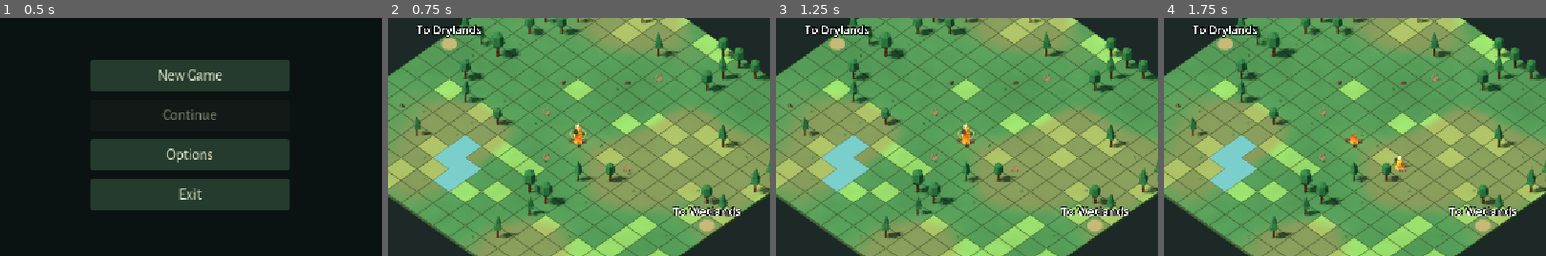
Above: before the commit, frames 1-4 (left to right).
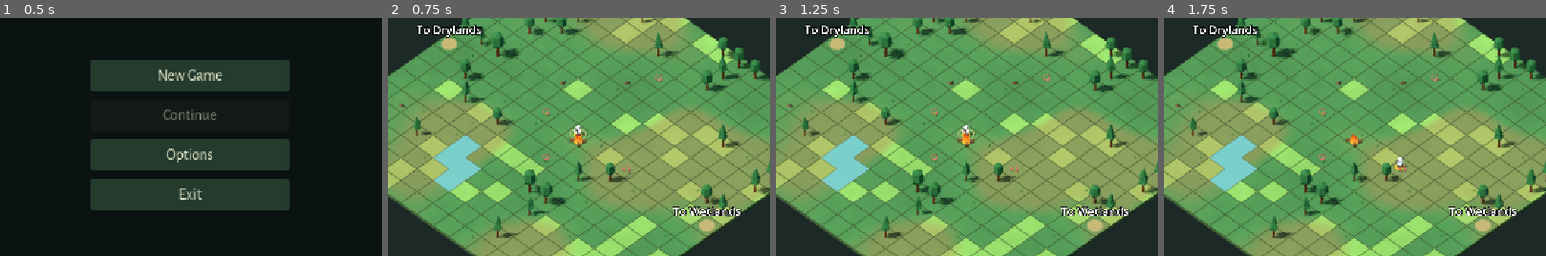
Above: after the commit, the same moments.

Repository: emir-masinovic/gameup-2026-nihilists
Game: Godot game, scene res://features/menus/main_menu.tscn
The game is run twice, just before and just after one commit, with the same random seed, the same clock (stepped at 60 frames per second) and the same inputs.
Inputs (mouse positions are % of the whole screen's width and height, from its top left):
- Up to frame 1 (0.5 s): no input
- Up to frame 2 (0.75 s): click "New Game" at 0.5 s
- Up to frame 3 (1.25 s): no input
- Up to frame 4 (1.75 s): tap Enter (ui_accept) at 1.25, 1.52 s; move the mouse to (72, 45) at 1.27 s; hold D (move_east) from 1.28 s (still down); hold C (camera_mode_cycle) from 1.28 s (still down); click (72, 45) at 1.42 s; tap Middle mouse button (camera_orbit) at 1.55 s
The pictures show only the part of the screen within x 25-75%, y 25-75%; the shares and areas given below are measured in that part.

Frame 1 is identical in both runs. In frame 2, less than 0.1% of the frame differs, in the area x 48-51%, y 44-50%; in frame 3, less than 0.1%; in frame 4, 0.1%, in the area x 60-65%, y 58-64%.

Commit message:
feat: integrate astronaut visuals and animations

Diff:
--- a/features/levels/forest/forest_level.gd
+++ b/features/levels/forest/forest_level.gd
@@ -510,6 +510,7 @@
 	SceneFlow.camera_state = $CameraRig.get_transition_state()
 	$GridPlayer.set_process(false)
 	context_action.cancel()
+	if $GridPlayer/Body.has_method("stop_chopping"): $GridPlayer/Body.stop_chopping()
 	interactions.configure(grid)
 	hud.notify("Trail to " + regions.region_name(destination))
 	await get_tree().create_timer(0.20, false).timeout
@@ -622,6 +623,8 @@
 	if selected.get("object_kind", "custom") in ["tree", "log"]:
 		interactions.duration = selected.duration
 		if not interactions.begin($GridPlayer.cell, selected.cell - $GridPlayer.cell): return
+		if $GridPlayer/Body.has_method("start_chopping"):
+			$GridPlayer/Body.start_chopping(to_global(grid.world_position(selected.cell)))
 		audio_cue.emit("chop", $GridPlayer.position)
 	if context_action.begin(selected, $GridPlayer.cell):
 		_update_interaction_marker()
@@ -649,6 +652,8 @@
 	var result: Dictionary = context_action.tick(delta, $GridPlayer.cell, get_tree().paused)
 	var tree_event = interactions.tick(delta, $GridPlayer.cell) if kind in ["tree", "log"] else {}
 	if result.is_empty(): return
+	if $GridPlayer/Body.has_method("stop_chopping"):
+		$GridPlayer/Body.stop_chopping()
 	if result.kind == "cancelled":
 		interactions.configure(grid)
 		hud.notify("Action cancelled")
--- /dev/null
+++ b/features/player/VisualAstronaut.gd
@@ -0,0 +1,221 @@
+extends Node3D
+# Visual adaptation of Onur's astronaut at 638ba20. No controller or grid logic.
+signal chop_impact(impact_position: Vector3)
+const step_duration = 0.16
+var _body: Node3D
+var _arm_left: Node3D
+var _arm_right: Node3D
+var _leg_left: Node3D
+var _leg_right: Node3D
+var _axe: Node3D
+var _step_dust: CPUParticles3D
+var _step_count = 0
+var _step_elapsed = 0.0
+var _step_planted = false
+var _target_yaw = 0.0
+var is_chopping = false
+var _chop_target_pos = Vector3.ZERO
+var _chop_elapsed = 0.0
+var _chop_swing_count = 0
+var _chop_hit_delivered = false
+var moving: bool:
+	get:
+		return is_instance_valid(get_parent()) and get_parent().get("moving") == true
+
+func _ready():
+	_cache_nodes()
+	_axe.visible = false
+	if get_parent().has_signal("cell_entered"):
+		get_parent().cell_entered.connect(_on_step)
+
+func _cache_nodes():
+	_body = self
+	_arm_left = get_node_or_null("ArmLeft")
+	_arm_right = get_node_or_null("ArmRight")
+	_leg_left = get_node_or_null("LegLeft")
+	_leg_right = get_node_or_null("LegRight")
+	_axe = get_node_or_null("ArmRight/Axe")
+
+func _on_step(_cell: Vector2i):
+	stop_chopping()
+	_step_count += 1
+	_step_elapsed = 0.0
+	_step_planted = false
+	var direction: Vector2i = get_parent().facing
+	_target_yaw = atan2(-direction.x, -direction.y)
+
+func start_chopping(target_world_pos: Vector3):
+	is_chopping = true
+	_chop_target_pos = target_world_pos
+	_chop_elapsed = 0.0
+	_chop_swing_count = 0
+	_chop_hit_delivered = false
+	_axe.visible = true
+	var direction = target_world_pos - global_position
+	_target_yaw = atan2(-direction.x, -direction.z)
+
+func stop_chopping():
+	is_chopping = false
+	_chop_elapsed = 0.0
+	_chop_hit_delivered = false
+	if is_instance_valid(_axe): _axe.visible = false
+
+func _process(delta):
+	_update_animation(delta)
+
+func _update_animation(delta: float):
+	_cache_nodes()
+	if _body == null:
+		return
+	if moving:
+		_step_elapsed += delta
+		var t = clampf(_step_elapsed / step_duration, 0.0, 1.0)
+		var foot_side = 1.0 if (_step_count % 2 == 1) else -1.0
+
+		if t < 0.72:
+			# Stride phase (push-off and aerial stride)
+			var stride_t = t / 0.72
+			var stride_curve = sin(stride_t * PI)
+
+			# Hop arc
+			_body.position.y = stride_curve * 0.11
+			_body.scale = Vector3.ONE
+			# Leaning into the step & shifting weight
+			_body.rotation.x = -stride_curve * 0.14
+			_body.rotation.z = stride_curve * 0.06 * foot_side
+
+			# Deliberate leg strides
+			var leg_angle = stride_curve * 0.75 * foot_side
+			if _leg_left:
+				_leg_left.rotation.x = leg_angle
+			if _leg_right:
+				_leg_right.rotation.x = -leg_angle
+
+			# Natural opposing arm swings with mass
+			if _arm_left:
+				_arm_left.rotation.x = -leg_angle * 0.75
+				_arm_left.rotation.z = 0.06
+			if _arm_right:
+				_arm_right.rotation.x = leg_angle * 0.75
+				_arm_right.rotation.z = -0.06
+		else:
+			# Foot plant & impact cushion phase (t >= 0.72)
+			if not _step_planted:
+				_step_planted = true
+				if _step_dust != null:
+					var boot_offset_x = -0.13 if (_step_count % 2 == 1) else 0.13
+					_step_dust.position = Vector3(boot_offset_x, 0.02, 0.0)
+					_step_dust.restart()
+
+			var impact_t = (t - 0.72) / 0.28
+			var cushion = sin(impact_t * PI)
+			# Heel strike dip & rebound
+			_body.position.y = -cushion * 0.035
+			# Weight compression / squash
+			_body.scale = Vector3(1.0 + cushion * 0.05, 1.0 - cushion * 0.06, 1.0 + cushion * 0.05)
+
+			_body.rotation.x = lerpf(_body.rotation.x, 0.0, impact_t * 1.5)
+			_body.rotation.z = lerpf(_body.rotation.z, 0.0, impact_t * 1.5)
+
+			# Legs plant firmly on ground
+			if _leg_left:
+				_leg_left.rotation.x = lerpf(_leg_left.rotation.x, 0.0, impact_t * 2.0)
+			if _leg_right:
+				_leg_right.rotation.x = lerpf(_leg_right.rotation.x, 0.0, impact_t * 2.0)
+			if _arm_left:
+				_arm_left.rotation.x = lerpf(_arm_left.rotation.x, 0.0, impact_t * 2.0)
+			if _arm_right:
+				_arm_right.rotation.x = lerpf(_arm_right.rotation.x, 0.0, impact_t * 2.0)
+
+		_body.rotation.y = lerp_angle(_body.rotation.y, _target_yaw, delta * 20.0)
+	elif is_chopping:
+		_chop_elapsed += delta
+		var swing_duration = 0.6
+		var swing_time = fposmod(_chop_elapsed, swing_duration)
+		var swing_idx = floori(_chop_elapsed / swing_duration)
+
+		if swing_idx != _chop_swing_count:
+			_chop_swing_count = swing_idx
+			_chop_hit_delivered = false
+
+		var windup_time = 0.35
+		var impact_time = 0.45
+
+		if swing_time < windup_time:
+			# Phase 1: Wind-up / Raising axe high over shoulder
+			var t = swing_time / windup_time
+			var ease_up = sin(t * PI * 0.5)
+
+			if _arm_right:
+				_arm_right.rotation.x = lerpf(0.0, 1.85, ease_up)
+				_arm_right.rotation.y = lerpf(0.0, 0.35, ease_up)
+				_arm_right.rotation.z = lerpf(-0.08, -0.3, ease_up)
+			if _arm_left:
+				_arm_left.rotation.x = lerpf(0.0, -0.55, ease_up)
+				_arm_left.rotation.z = lerpf(0.08, 0.22, ease_up)
+
+			_body.rotation.x = lerpf(0.0, 0.16, ease_up)
+			_body.rotation.y = _target_yaw + lerpf(0.0, 0.22, ease_up)
+			_body.position.y = lerpf(0.0, 0.035, ease_up)
+			_body.scale = Vector3.ONE
+
+			if _leg_left:
+				_leg_left.rotation.x = -0.12
+			if _leg_right:
+				_leg_right.rotation.x = 0.18
+		elif swing_time < impact_time:
+			# Phase 2: Powerful downward chop stroke towards tree trunk
+			var t = (swing_time - windup_time) / (impact_time - windup_time)
+			var strike_curve = t * t * (3.0 - 2.0 * t)
+
+			if _arm_right:
+				_arm_right.rotation.x = lerpf(1.85, -1.35, strike_curve)
+				_arm_right.rotation.y = lerpf(0.35, -0.15, strike_curve)
+				_arm_right.rotation.z = lerpf(-0.3, 0.05, strike_curve)
+			if _arm_left:
+				_arm_left.rotation.x = lerpf(-0.55, -0.25, strike_curve)
+
+			_body.rotation.x = lerpf(0.16, -0.36, strike_curve)
+			_body.rotation.y = _target_yaw + lerpf(0.22, -0.16, strike_curve)
+			_body.position.y = lerpf(0.035, -0.04, strike_curve)
+			_body.scale = Vector3(1.03, 0.96, 1.03)
+		else:
+			# Phase 3 & 4: Impact delivery & recoil / reset
+			if not _chop_hit_delivered:
+				_chop_hit_delivered = true
+				var hit_point = global_position.lerp(_chop_target_pos, 0.65) + Vector3(0, 0.65, 0)
+				chop_impact.emit(hit_point)
+
+			var t = (swing_time - impact_time) / (swing_duration - impact_time)
+			var shudder = sin(t * PI * 3.0) * exp(-t * 5.0) * 0.08
+			if _arm_right:
+				_arm_right.rotation.x = lerpf(-1.35, 0.0, t) + shudder
+				_arm_right.rotation.y = lerpf(-0.15, 0.0, t)
+				_arm_right.rotation.z = lerpf(0.05, -0.08, t)
+			if _arm_left:
+				_arm_left.rotation.x = lerpf(-0.25, 0.0, t)
+			_body.rotation.x = lerpf(-0.36, 0.0, t)
+			_body.rotation.y = lerp_angle(_body.rotation.y, _target_yaw, t)
+			_body.position.y = lerpf(-0.04, 0.0, t)
+			_body.scale = _body.scale.lerp(Vector3.ONE, t)
+	else:
+		# Return limbs smoothly to relaxed stance
+		var blend = delta * 12.0
+		if _leg_left:
+			_leg_left.rotation.x = lerpf(_leg_left.rotation.x, 0.0, blend)
+		if _leg_right:
+			_leg_right.rotation.x = lerpf(_leg_right.rotation.x, 0.0, blend)
+		if _arm_left:
+			_arm_left.rotation.x = lerpf(_arm_left.rotation.x, 0.0, blend)
+			_arm_left.rotation.z = lerpf(_arm_left.rotation.z, 0.08, blend)
+		if _arm_right:
+			_arm_right.rotation.x = lerpf(_arm_right.rotation.x, 0.0, blend)
+			_arm_right.rotation.z = lerpf(_arm_right.rotation.z, -0.08, blend)
+		_body.rotation.x = lerpf(_body.rotation.x, 0.0, blend)
+		_body.rotation.z = lerpf(_body.rotation.z, 0.0, blend)
+		_body.scale = _body.scale.lerp(Vector3.ONE, blend)
+		_body.rotation.y = lerp_angle(_body.rotation.y, _target_yaw, delta * 15.0)
+
+		# Subtle idle breathing
+		var breath = sin(Time.get_ticks_msec() * 0.003) * 0.012
+		_body.position.y = lerpf(_body.position.y, breath, delta * 8.0)
--- /dev/null
+++ b/features/player/VisualAstronaut.tscn
@@ -0,0 +1,231 @@
+[gd_scene load_steps=25 format=3]
+
+[ext_resource type="Script" path="res://features/player/VisualAstronaut.gd" id="Visual"]
+
+[sub_resource type="StandardMaterial3D" id="SuitWhite"]
+albedo_color = Color(0.92, 0.94, 0.96, 1)
+roughness = 0.55
+
+[sub_resource type="StandardMaterial3D" id="SuitDark"]
+albedo_color = Color(0.16, 0.18, 0.22, 1)
+roughness = 0.7
+
+[sub_resource type="StandardMaterial3D" id="VisorGlass"]
+albedo_color = Color(0.11, 0.13, 0.17, 1)
+metallic = 0.88
+roughness = 0.14
+
+[sub_resource type="StandardMaterial3D" id="SuitAccent"]
+albedo_color = Color(0.15, 0.75, 0.8, 1)
+emission_enabled = true
+emission = Color(0.12, 0.65, 0.7, 1)
+emission_energy_multiplier = 0.8
+
+[sub_resource type="StandardMaterial3D" id="TankMat"]
+albedo_color = Color(0.82, 0.85, 0.88, 1)
+roughness = 0.35
+metallic = 0.25
+
+[sub_resource type="CapsuleMesh" id="TorsoMesh"]
+material = SubResource("SuitWhite")
+radius = 0.25
+height = 0.58
+radial_segments = 10
+rings = 3
+
+[sub_resource type="BoxMesh" id="BadgeMesh"]
+material = SubResource("SuitAccent")
+size = Vector3(0.16, 0.12, 0.05)
+
+[sub_resource type="BoxMesh" id="BeltMesh"]
+material = SubResource("SuitDark")
+size = Vector3(0.46, 0.08, 0.32)
+
+[sub_resource type="SphereMesh" id="HeadMesh"]
+material = SubResource("SuitWhite")
+radius = 0.23
+height = 0.46
+radial_segments = 12
+rings = 6
+
+[sub_resource type="SphereMesh" id="VisorMesh"]
+material = SubResource("VisorGlass")
+radius = 0.17
+height = 0.28
+radial_segments = 10
+rings = 5
+
+[sub_resource type="CylinderMesh" id="EarMesh"]
+material = SubResource("SuitDark")
+top_radius = 0.06
+bottom_radius = 0.06
+height = 0.05
+radial_segments = 8
+
+[sub_resource type="BoxMesh" id="PackMesh"]
+material = SubResource("SuitDark")
+size = Vector3(0.34, 0.38, 0.16)
+
+[sub_resource type="CylinderMesh" id="TankMesh"]
+material = SubResource("TankMat")
+top_radius = 0.055
+bottom_radius = 0.055
+height = 0.32
+radial_segments = 8
+
+[sub_resource type="CapsuleMesh" id="ArmMesh"]
+material = SubResource("SuitWhite")
+radius = 0.07
+height = 0.28
+radial_segments = 8
+rings = 2
+
+[sub_resource type="SphereMesh" id="GloveMesh"]
+material = SubResource("SuitDark")
+radius = 0.075
+height = 0.15
+radial_segments = 8
+rings = 3
+
+[sub_resource type="CapsuleMesh" id="LegMesh"]
+material = SubResource("SuitWhite")
+radius = 0.075
+height = 0.26
+radial_segments = 8
+rings = 2
+
+[sub_resource type="BoxMesh" id="BootMesh"]
+material = SubResource("SuitDark")
+size = Vector3(0.15, 0.11, 0.22)
+
+[sub_resource type="StandardMaterial3D" id="AxeHandleMat"]
+albedo_color = Color(0.32, 0.22, 0.16, 1)
+roughness = 0.65
+
+[sub_resource type="StandardMaterial3D" id="AxeMetalMat"]
+albedo_color = Color(0.72, 0.76, 0.8, 1)
+metallic = 0.85
+roughness = 0.25
+
+[sub_resource type="StandardMaterial3D" id="AxeBladeMat"]
+albedo_color = Color(0.9, 0.95, 1, 1)
+metallic = 0.95
+roughness = 0.12
+
+[sub_resource type="CylinderMesh" id="AxeHandleMesh"]
+material = SubResource("AxeHandleMat")
+top_radius = 0.02
+bottom_radius = 0.024
+height = 0.46
+radial_segments = 6
+
+[sub_resource type="BoxMesh" id="AxeHeadMesh"]
+material = SubResource("AxeMetalMat")
+size = Vector3(0.04, 0.13, 0.11)
+
+[sub_resource type="BoxMesh" id="AxeBladeMesh"]
+material = SubResource("AxeBladeMat")
+size = Vector3(0.012, 0.15, 0.04)
+
+[node name="Body" type="Node3D"]
+script = ExtResource("Visual")
+
+[node name="Torso" type="MeshInstance3D" parent="."]
+position = Vector3(0, 0.56, 0)
+mesh = SubResource("TorsoMesh")
+
+[node name="ChestBadge" type="MeshInstance3D" parent="."]
+position = Vector3(0, 0.64, -0.21)
+mesh = SubResource("BadgeMesh")
+
+[node name="Belt" type="MeshInstance3D" parent="."]
+position = Vector3(0, 0.36, 0)
+mesh = SubResource("BeltMesh")
+
+[node name="Head" type="MeshInstance3D" parent="."]
+position = Vector3(0, 0.98, 0)
+mesh = SubResource("HeadMesh")
+
+[node name="Visor" type="MeshInstance3D" parent="Head"]
+transform = Transform3D(1, 0, 0, 0, 0.75, 0, 0, 0, 0.65, 0, 0.01, -0.11)
+mesh = SubResource("VisorMesh")
+
+[node name="EarLeft" type="MeshInstance3D" parent="Head"]
+transform = Transform3D(0, -1, 0, 1, 0, 0, 0, 0, 1, -0.24, 0, 0)
+mesh = SubResource("EarMesh")
+
+[node name="EarRight" type="MeshInstance3D" parent="Head"]
+transform = Transform3D(0, 1, 0, -1, 0, 0, 0, 0, 1, 0.24, 0, 0)
+mesh = SubResource("EarMesh")
+
+[node name="Backpack" type="MeshInstance3D" parent="."]
+position = Vector3(0, 0.62, 0.21)
+mesh = SubResource("PackMesh")
+
+[node name="TankLeft" type="MeshInstance3D" parent="Backpack"]
+position = Vector3(-0.09, 0.02, 0.09)
+mesh = SubResource("TankMesh")
+
+[node name="TankRight" type="MeshInstance3D" parent="Backpack"]
+position = Vector3(0.09, 0.02, 0.09)
+mesh = SubResource("TankMesh")
+
+[node name="ArmLeft" type="Node3D" parent="."]
+position = Vector3(-0.28, 0.68, 0)
+
+[node name="ArmMesh" type="MeshInstance3D" parent="ArmLeft"]
+position = Vector3(0, -0.12, 0)
+mesh = SubResource("ArmMesh")
+
+[node name="Glove" type="MeshInstance3D" parent="ArmLeft"]
+position = Vector3(0, -0.25, 0)
+mesh = SubResource("GloveMesh")
+
+[node name="ArmRight" type="Node3D" parent="."]
+position = Vector3(0.28, 0.68, 0)
+
+[node name="ArmMesh" type="MeshInstance3D" parent="ArmRight"]
+position = Vector3(0, -0.12, 0)
+mesh = SubResource("ArmMesh")
+
+[node name="Glove" type="MeshInstance3D" parent="ArmRight"]
+position = Vector3(0, -0.25, 0)
+mesh = SubResource("GloveMesh")
+
+[node name="Axe" type="Node3D" parent="ArmRight"]
+transform = Transform3D(1, 0, 0, 0, 1, 0, 0, 0, 1, 0, -0.25, 0)
+visible = false
+
+[node name="AxeHandle" type="MeshInstance3D" parent="ArmRight/Axe"]
+transform = Transform3D(1, 0, 0, 0, 1, 0, 0, 0, 1, 0, 0.065, -0.04)
+mesh = SubResource("AxeHandleMesh")
+
+[node name="AxeHead" type="MeshInstance3D" parent="ArmRight/Axe"]
+transform = Transform3D(1, 0, 0, 0, 1, 0, 0, 0, 1, 0, 0.22, -0.08)
+mesh = SubResource("AxeHeadMesh")
+
+[node name="AxeBlade" type="MeshInstance3D" parent="ArmRight/Axe"]
+transform = Transform3D(1, 0, 0, 0, 1, 0, 0, 0, 1, 0, 0.22, -0.13)
+mesh = SubResource("AxeBladeMesh")
+
+[node name="LegLeft" type="Node3D" parent="."]
+position = Vector3(-0.13, 0.35, 0)
+
+[node name="LegMesh" type="MeshInstance3D" parent="LegLeft"]
+position = Vector3(0, -0.11, 0)
+mesh = SubResource("LegMesh")
+
+[node name="Boot" type="MeshInstance3D" parent="LegLeft"]
+position = Vector3(0, -0.26, -0.03)
+mesh = SubResource("BootMesh")
+
+[node name="LegRight" type="Node3D" parent="."]
+position = Vector3(0.13, 0.35, 0)
+
+[node name="LegMesh" type="MeshInstance3D" parent="LegRight"]
+position = Vector3(0, -0.11, 0)
+mesh = SubResource("LegMesh")
+
+[node name="Boot" type="MeshInstance3D" parent="LegRight"]
+position = Vector3(0, -0.26, -0.03)
+mesh = SubResource("BootMesh")
--- a/features/player/grid_player.tscn
+++ b/features/player/grid_player.tscn
@@ -1,28 +1,13 @@
-[gd_scene load_steps=9 format=3]
+[gd_scene load_steps=5 format=3]
 
 [ext_resource type="Script" path="res://features/player/grid_player.gd" id="1"]
+
+[ext_resource type="PackedScene" path="res://features/player/VisualAstronaut.tscn" id="Astronaut"]
+
 [sub_resource type="StandardMaterial3D" id="Coat"]
 albedo_color = Color(0.95, 0.56, 0.14, 1)
 roughness = 1.0
-[sub_resource type="CapsuleMesh" id="Torso"]
-material = SubResource("Coat")
-radius = 0.28
-height = 0.85
-radial_segments = 8
-rings = 2
-[sub_resource type="StandardMaterial3D" id="Skin"]
-albedo_color = Color(0.88, 0.69, 0.48, 1)
-[sub_resource type="SphereMesh" id="Head"]
-material = SubResource("Skin")
-radius = 0.22
-height = 0.44
-radial_segments = 8
-rings = 4
-[sub_resource type="StandardMaterial3D" id="Dark"]
-albedo_color = Color(0.12, 0.17, 0.18, 1)
-[sub_resource type="BoxMesh" id="Pack"]
-material = SubResource("Dark")
-size = Vector3(0.4, 0.4, 0.23)
+
 [sub_resource type="CylinderMesh" id="Marker"]
 material = SubResource("Coat")
 top_radius = 0.42
@@ -32,16 +17,9 @@
 
 [node name="GridPlayer" type="Node3D"]
 script = ExtResource("1")
+
 [node name="Marker" type="MeshInstance3D" parent="."]
 position = Vector3(0, 0.025, 0)
 mesh = SubResource("Marker")
-[node name="Body" type="Node3D" parent="."]
-[node name="Torso" type="MeshInstance3D" parent="Body"]
-position = Vector3(0, 0.56, 0)
-mesh = SubResource("Torso")
-[node name="Head" type="MeshInstance3D" parent="Body"]
-position = Vector3(0, 1.15, 0)
-mesh = SubResource("Head")
-[node name="Backpack" type="MeshInstance3D" parent="Body"]
-position = Vector3(0, 0.65, 0.3)
-mesh = SubResource("Pack")
+
+[node name="Body" parent="." instance=ExtResource("Astronaut")]
--- /dev/null
+++ b/tests/AstronautVisualTest.gd
@@ -0,0 +1,36 @@
+extends SceneTree
+var failures = 0
+func check(value: bool, message: String):
+	if not value:
+		failures += 1
+		push_error(message)
+func _initialize():
+	call_deferred("run")
+func run():
+	var grid = preload("res://features/levels/forest/grid_data.gd").new()
+	grid.generate(2026)
+	var player = preload("res://features/player/grid_player.tscn").instantiate()
+	root.add_child(player)
+	player.configure(grid)
+	player.set_process(false)
+	var body = player.get_node("Body")
+	body.set_process(false)
+	var origin: Vector2i = player.cell
+	check(player.try_move(Vector2i.UP), "Existing controller accepts grid step")
+	body._update_animation(0.04)
+	check(body.position.y > 0.05, "Onur hop animates only visual child")
+	check(player.cell == origin + Vector2i.UP, "Logical step remains one cell")
+	check(absf(body.get_node("LegLeft").rotation.x) > 0.1, "Walking swings limbs")
+	check(is_equal_approx(body.step_duration, 0.16), "Visual timing follows existing 0.16-second step")
+	await create_timer(0.2).timeout
+	check(not player.moving, "Existing movement tween completes")
+	body.start_chopping(player.global_position + Vector3(2,0,0))
+	body._update_animation(0.2)
+	check(body.get_node("ArmRight/Axe").visible and body.is_chopping, "Chop visual exposes axe")
+	check(player.cell == origin + Vector2i.UP, "Chopping visual cannot move player")
+	body.stop_chopping()
+	check(not body.get_node("ArmRight/Axe").visible, "Cancelled/completed chop hides axe")
+	player.queue_free()
+	await process_frame
+	print("ASTRONAUT VISUAL: hop, limbs, turn, chop and unchanged grid controller; failures=", failures)
+	quit(failures)
Not shown, added: features/player/VisualAstronaut.gd.uid
Not shown, added: tests/AstronautVisualTest.gd.uid
Not shown, added: features/player/ASTRONAUT_SOURCE.md
